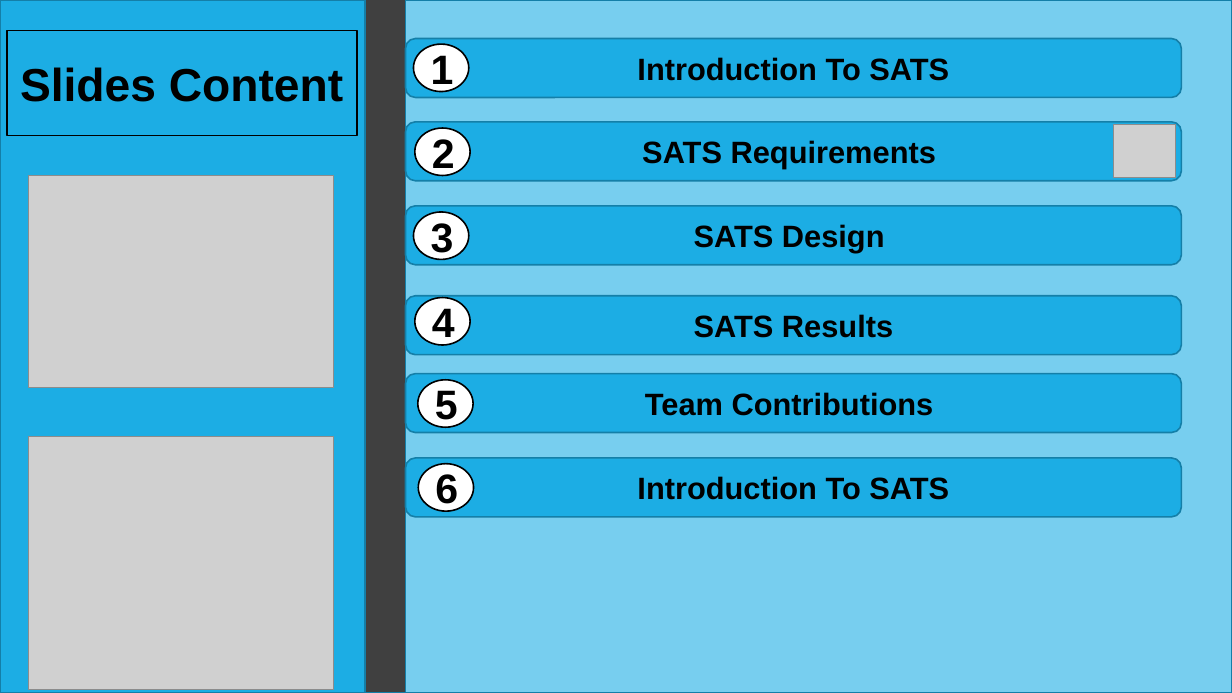
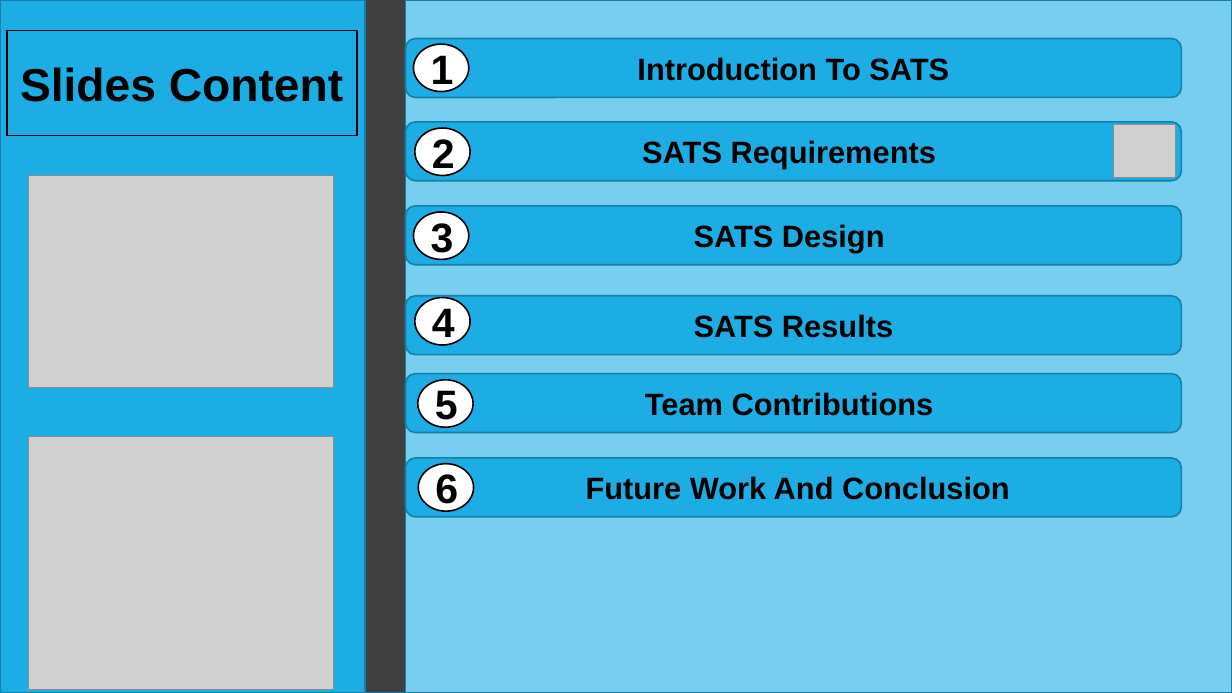
Before and after one commit to hashem-ali/SATS, a slide deck: slide 9 of ProjectPhases/Project-Phase-03-CS310-F-171.pptx. Drawn at 1232x693 pixels with LibreOffice and Linux fonts; fonts in the diff are those of the drawing; grey boxes stand for pictures. Boxes give left, top, right and bottom in pixels: in the first picture for what was removed or moved away, otherwise in the second. Text is boxed around its words. In the diff, an @@ line names an element or a change of style, - is before the commit and + after.

```diff
--- a/ProjectPhases/Project-Phase-03-CS310-F-171.pptx
+++ b/ProjectPhases/Project-Phase-03-CS310-F-171.pptx
@@ text in rounded rectangle at <box>586,476,1010,500</box>: text changed @@
-Introduction To SATS
+Future Work And Conclusion
```
Also in this commit, not shown: 6 other slides changed, 4 slides added.
